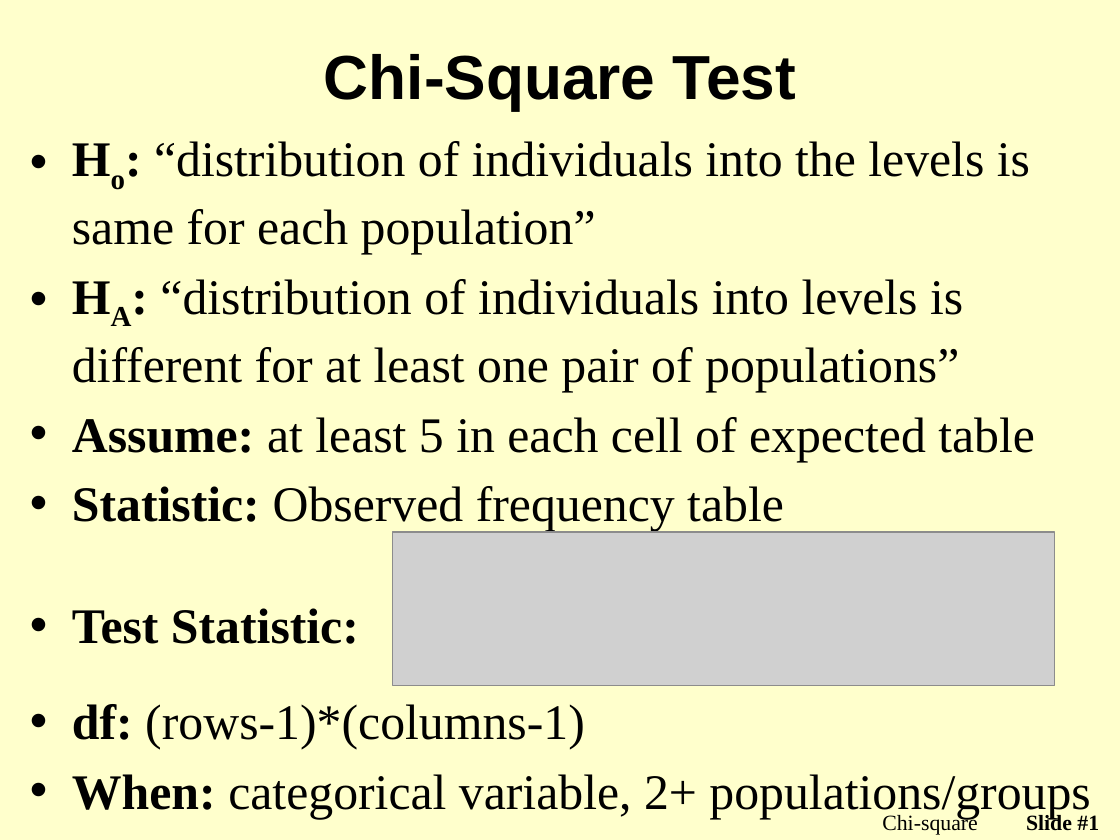
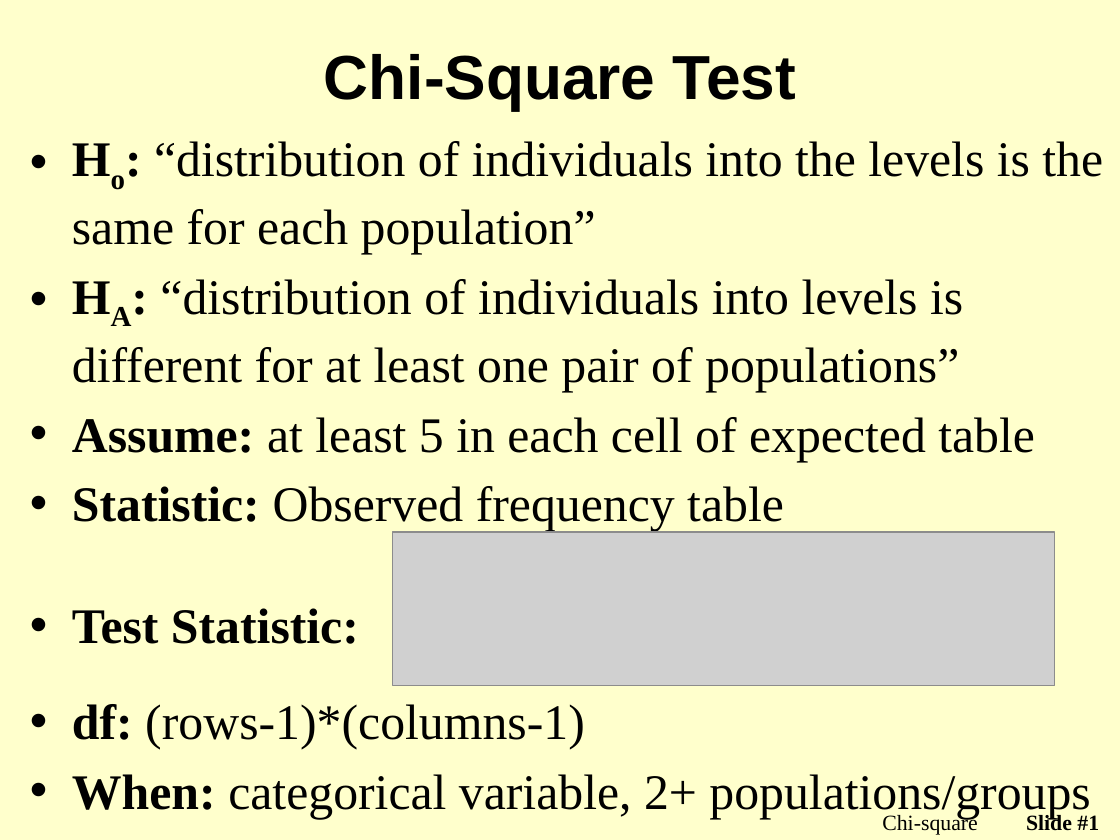
Before and after one commit to droglenc/NCMTH107, a slide deck: slide 1 of modules/Chi_Square/PPT2.pptx. Drawn at 1120x840 pixels with LibreOffice and Linux fonts; fonts in the diff are those of the drawing; grey boxes stand for pictures; background and template pictures are left out. Boxes give left, top, right and bottom in pixels: in the first picture for what was removed or moved away, otherwise in the second. Text is boxed around its words. In the diff, an @@ line names an element or a change of style, - is before the commit and + after.

```diff
--- a/modules/Chi_Square/PPT2.pptx
+++ b/modules/Chi_Square/PPT2.pptx
@@ text at (72,141,1103,254): text changed @@
-• Ho: “distribution of individuals into the levels is same for each population”
+• Ho: “distribution of individuals into the levels is the same for each population”
```
Also in this commit, not shown: 2 other slides changed, 1 other file.
